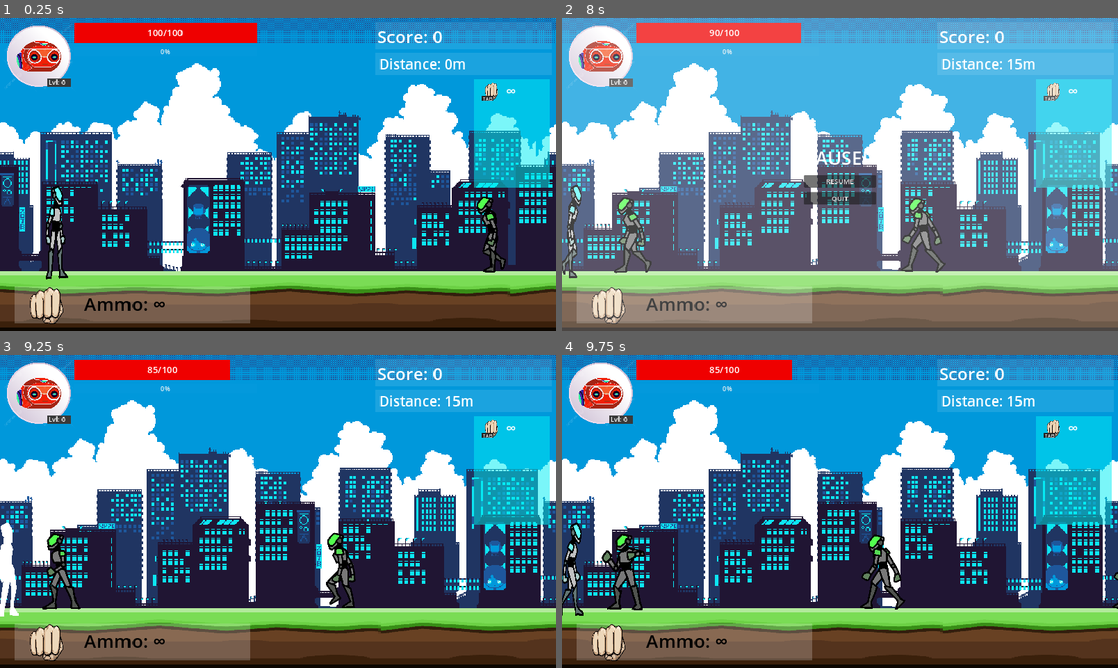
Above: before the commit, frames 1-4 (two rows, left to right).
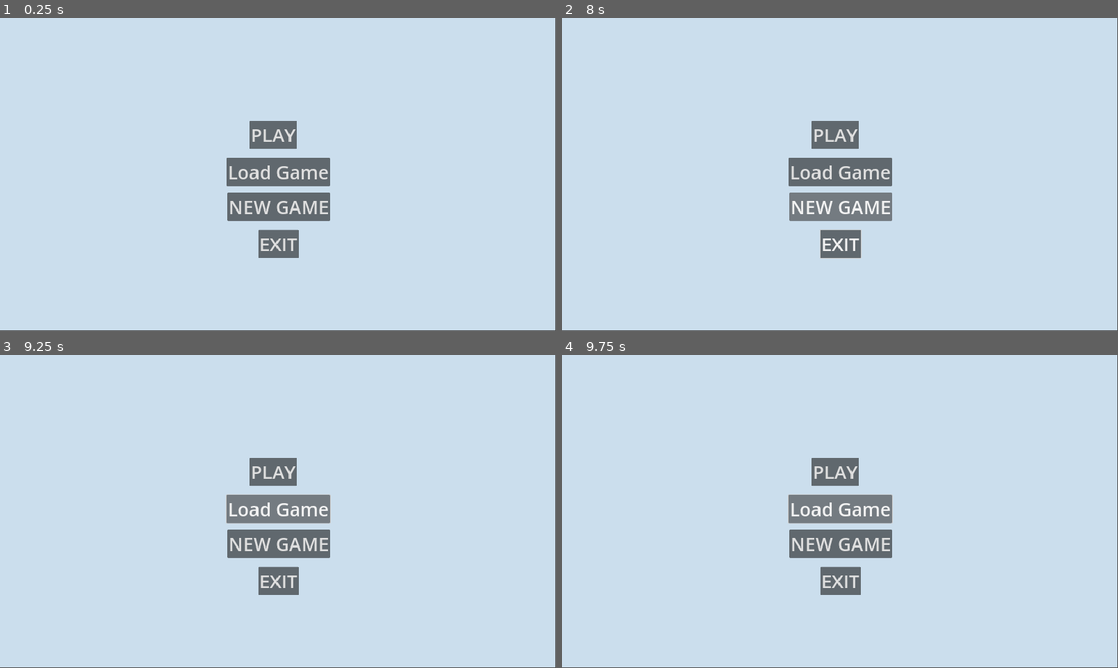
Above: after the commit, the same moments.

Repository: PandaHunterX/Cyber-Blasters
Game: Godot game, scene res://main_menu.tscn
Two runs of this game, one before a commit and one after it. Both use one fixed random seed, a clock stepped at 60 frames per second and the inputs below. Before the commit the project starts from res://scenes/game.tscn. Sound files missing from this copy of the repository are replaced by a short silence.
Inputs (mouse positions are in pixels of both pictures, inside the frame that each line leads up to):
- Up to frame 1 (0.25 s): no input
- Up to frame 2 (8 s): click (840, 171) at 0.5 s, where only the run after the commit has a clickable "Load Game"; click (834, 133) at 1.25 s, where only the run after the commit has a clickable "PLAY"; click (834, 133) at 2 s, where only the run after the commit has a clickable "PLAY"; click (840, 205) at 2.75 s, where only the run after the commit has a clickable "NEW GAME"; click (840, 205) at 3.5 s, where only the run after the commit has a clickable "NEW GAME"; tap Enter at 4.25 s; hold D (right) 4.28-5.03 s; hold F (fire) 4.28-5.03 s; tap 4 (grenade_launcher) at 4.55, 5.1 s; hold A (left) 5.03-5.78 s; tap 3 (laser_rifle) at 5.3 s; hold 3 (laser_rifle) 5.78-6.53 s; hold D (right) 5.78-7.28 s; tap Tab (melee) at 6.05, 6.6 s; tap 1 (pistol) at 6.8 s; hold A (left) from 7.28 s (still down); hold 1 (pistol) from 7.28 s (still down); tap Q (power_up) at 7.55 s; tap Escape (pause) at 7.9 s
- Up to frame 3 (9.25 s): release 1 (pistol) at 8.03 s; tap Q (power_up) at 8.1 s; tap 2 (smg) at 8.3 s; release A (left) at 8.75 s; click (278, 517) at 8.75 s, where only the run before the commit has a clickable "RESUME"
- Up to frame 4 (9.75 s): hold A (left) from 9.53 s (still down); hold 2 (smg) from 9.53 s (still down)

The runs differ from the first frame. In frame 1, 100% of the frame differs, in the area x 0-100%, y 0-100%; in frame 2, 99%; in frame 3, 100%; in frame 4, 100%.

Commit message:
Almost done
There is a bug in Main Menu

Diff:
--- a/global_script.gd
+++ b/global_script.gd
@@ -8,7 +8,7 @@
 var player_respawn = false
 var powerup_refill = 0
 
-var meelee_damage = 100
+var meelee_damage = 50
 var pistol_damage = 50
 var smg_damage = 15
 var laser_damage = 25
@@ -93,16 +93,30 @@
 var player_level = 0
 var player_drop_body = false
 
+var prev_pistol_bullet = 0
+var prev_smg_bullet = 0
+var prev_laser_bullet = 0
+var prev_grenade_bullet = 0
+
 func level_up():
 	player_level += 1
 	if player_level <= 10:
-		max_player_health += +20
-		player_speed += player_speed * 0.2
+		max_player_health += 20
+		player_speed += 10
 	player_health = max_player_health
 	pistol_limit += 20
 	smg_limit += 60
 	laser_limit += 6
 	explosive_limit += 2
+	pistol_bullets += prev_pistol_bullet
+	smg_bullets += prev_smg_bullet
+	laser_bullets += prev_laser_bullet
+	explosive_bullets += prev_grenade_bullet
+	prev_pistol_bullet = 0
+	prev_smg_bullet = 0
+	prev_laser_bullet = 0
+	prev_grenade_bullet = 0
+	ammo_limit()
 
 
 #RNG System
@@ -184,6 +198,41 @@
 var laser_rifle_equip = false
 var grenad_launcher_equip = false
 
+func melee_equip_func():
+	melee_equip = true
+	pistol_equip = false
+	smg_equip = false
+	laser_rifle_equip = false
+	grenad_launcher_equip = false
+
+func pistol_equip_func():
+	melee_equip = false
+	pistol_equip = true
+	smg_equip = false
+	laser_rifle_equip = false
+	grenad_launcher_equip = false
+
+func smg_equip_func():
+	melee_equip = false
+	pistol_equip = false
+	smg_equip = true
+	laser_rifle_equip = false
+	grenad_launcher_equip = false
+
+func laser_equip_func():
+	melee_equip = false
+	pistol_equip = false
+	smg_equip = false
+	laser_rifle_equip = true
+	grenad_launcher_equip = false
+
+func grenad_equip_func():
+	melee_equip = false
+	pistol_equip = false
+	smg_equip = false
+	laser_rifle_equip = false
+	grenad_launcher_equip = true
+
 func ammo_limit():
 	if pistol_bullets > pistol_limit:
 		pistol_bullets = pistol_limit
@@ -241,7 +290,6 @@
 func powerup():
 	speed_buff = 2
 	damage_buff = 2
-	fire_rate_buff += 1.0
 	power_activate = true
 	powerup_refill = 0
 	if player_health < max_player_health  * 0.8:
@@ -249,11 +297,6 @@
 	else:
 		player_health = max_player_health
 
-var pistol_fire_rate = 0.8 / fire_rate_buff
-var smg_fire_rate = 0.2 / fire_rate_buff
-var laser_fire_rate = 1.6 / fire_rate_buff
-var explosive_fire_rate = 2 / fire_rate_buff
-
 func normal():
 	speed_buff = 1
 	damage_buff = 1
--- /dev/null
+++ b/main_menu.gd
@@ -0,0 +1,12 @@
+extends Control
+
+
+func _ready() -> void:
+	pass # Replace with function body.
+
+
+
+
+func _on_play_pressed() -> void:
+	get_tree().change_scene_to_file("res://game.tscn")
+	Global.player_reset()
--- /dev/null
+++ b/main_menu.tscn
@@ -0,0 +1,54 @@
+[gd_scene load_steps=2 format=3 uid="uid://bhoh24b7vf41t"]
+
+[ext_resource type="Script" path="res://main_menu.gd" id="1_0cima"]
+
+[node name="main_menu" type="Control"]
+layout_mode = 3
+anchors_preset = 15
+anchor_right = 1.0
+anchor_bottom = 1.0
+grow_horizontal = 2
+grow_vertical = 2
+script = ExtResource("1_0cima")
+
+[node name="CanvasLayer" type="CanvasLayer" parent="."]
+
+[node name="ColorRect" type="ColorRect" parent="CanvasLayer"]
+offset_right = 1918.0
+offset_bottom = 1078.0
+color = Color(0.796001, 0.870867, 0.929461, 1)
+
+[node name="Load" type="Button" parent="CanvasLayer/ColorRect"]
+layout_mode = 0
+offset_left = 782.0
+offset_top = 483.0
+offset_right = 1139.0
+offset_bottom = 579.0
+theme_override_font_sizes/font_size = 64
+text = "Load Game"
+
+[node name="Exit" type="Button" parent="CanvasLayer/ColorRect"]
+offset_left = 892.0
+offset_top = 731.0
+offset_right = 1031.0
+offset_bottom = 827.0
+theme_override_font_sizes/font_size = 64
+text = "EXIT"
+
+[node name="Play" type="Button" parent="CanvasLayer/ColorRect"]
+layout_mode = 1
+offset_left = 862.0
+offset_top = 355.0
+offset_right = 1024.0
+offset_bottom = 451.0
+theme_override_font_sizes/font_size = 64
+text = "PLAY"
+
+[node name="Button" type="Button" parent="CanvasLayer/ColorRect"]
+layout_mode = 0
+offset_left = 785.0
+offset_top = 603.0
+offset_right = 1140.0
+offset_bottom = 699.0
+theme_override_font_sizes/font_size = 64
+text = "NEW GAME"
--- a/project.godot
+++ b/project.godot
@@ -11,7 +11,7 @@
 [application]
 
 config/name="Cyberpunk Game"
-run/main_scene="res://scenes/game.tscn"
+run/main_scene="res://main_menu.tscn"
 config/features=PackedStringArray("4.3", "Mobile")
 config/icon="res://assets/icon.svg"
 
--- a/scenes/pause.tscn
+++ b/scenes/pause.tscn
@@ -48,10 +48,16 @@
 text = "RESUME
 "
 
+[node name="Main Menu" type="Button" parent="GridContainer"]
+layout_mode = 2
+theme_override_font_sizes/font_size = 24
+text = "MAIN MENU"
+
 [node name="Exit Button" type="Button" parent="GridContainer"]
 layout_mode = 2
 theme_override_font_sizes/font_size = 24
 text = "QUIT"
 
 [connection signal="pressed" from="GridContainer/Resume Button" to="." method="_on_resume_button_pressed"]
+[connection signal="pressed" from="GridContainer/Main Menu" to="." method="_on_button_pressed"]
 [connection signal="pressed" from="GridContainer/Exit Button" to="." method="_on_exit_button_pressed"]
--- a/scenes/player.tscn
+++ b/scenes/player.tscn
@@ -16,6 +16,7 @@
 [ext_resource type="AudioStream" uid="uid://cycn2ejh0o52f" path="res://assets/sounds/player_hit.mp3" id="14_i6gjr"]
 [ext_resource type="AudioStream" uid="uid://bl70k70y1fra4" path="res://assets/sounds/robot_death.wav" id="15_nhcny"]
 [ext_resource type="AudioStream" uid="uid://c4d46awray44e" path="res://assets/sounds/power_up.mp3" id="16_mawwx"]
+[ext_resource type="AudioStream" uid="uid://cgoxt7866an1x" path="res://assets/sounds/power_ready_sound.mp3" id="17_vm3qu"]
 
 [sub_resource type="RectangleShape2D" id="RectangleShape2D_74jxk"]
 size = Vector2(81, 332)
@@ -645,5 +646,9 @@
 [node name="Power Up Sound" type="AudioStreamPlayer2D" parent="."]
 stream = ExtResource("16_mawwx")
 
+[node name="Power Up Ready" type="AudioStreamPlayer2D" parent="."]
+stream = ExtResource("17_vm3qu")
+volume_db = 2.115
+
 [connection signal="body_entered" from="meleehitbox" to="." method="_on_meleehitbox_body_entered"]
 [connection signal="timeout" from="PowerupDuration" to="." method="_on_powerup_duration_timeout"]
--- a/scripts/enemy_fast.gd
+++ b/scripts/enemy_fast.gd
@@ -63,7 +63,7 @@
 
 func smg_hit():
 	hit.play()
-	health -= (Global.pistol_damage * 0.25) * Global.damage_buff
+	health -= (Global.smg_damage * 0.25) * Global.damage_buff
 	is_hit = true  # Set hit flag to true
 	$AnimationPlayer.play("hit")
 	enemy_health()
--- a/scripts/pause.gd
+++ b/scripts/pause.gd
@@ -18,3 +18,7 @@
 
 func _on_exit_button_pressed() -> void:
 	get_tree().quit()
+
+
+func _on_button_pressed() -> void:
+	get_tree().change_scene_to_file("res://main_menu.tscn")
--- a/scripts/player.gd
+++ b/scripts/player.gd
@@ -23,6 +23,7 @@
 @onready var punch_sound: AudioStreamPlayer2D = $"Punch Sound"
 @onready var player_death: AudioStreamPlayer2D = $"Player Death"
 @onready var power_up_sound: AudioStreamPlayer2D = $"Power Up Sound"
+@onready var power_up_ready: AudioStreamPlayer2D = $"Power Up Ready"
 
 
 func _ready() -> void:
@@ -38,6 +39,8 @@
 		weapon_equip = true
 	if Global.melee_equip:
 		weapon_equip = false
+	if Global.powerup_refill == 100:
+		power_up_ready.play()
 
 func _physics_process(delta: float) -> void:
 	if (position.x - camera_left_padding) > camera.limit_left:
@@ -125,6 +128,10 @@
 
 func player_health():
 	if Global.player_health <= 0:
+		Global.prev_pistol_bullet = Global.pistol_bullets
+		Global.prev_smg_bullet = Global.smg_bullets
+		Global.prev_laser_bullet = Global.laser_bullets
+		Global.prev_grenade_bullet = Global.explosive_bullets
 		player_death.play()
 		isdead = true
 		weapon.texture = null
--- a/scripts/weapon_system.gd
+++ b/scripts/weapon_system.gd
@@ -39,11 +39,7 @@
 	if Global.player_respawn:
 		Global.player_respawn = false
 		$Weapon.texture = null
-		Global.melee_equip = true
-		Global.pistol_equip = false
-		Global.smg_equip = false
-		Global.laser_rifle_equip = false
-		Global.grenad_launcher_equip = false
+		Global.melee_equip_func()
 		can_shoot = false
 
 func _unhandled_input(event: InputEvent) -> void:
@@ -53,55 +49,35 @@
 		if not Global.melee_equip:
 			change_weapon_sound.play()
 		$Weapon.texture = null
-		Global.melee_equip = true
-		Global.pistol_equip = false
-		Global.smg_equip = false
-		Global.laser_rifle_equip = false
-		Global.grenad_launcher_equip = false
+		Global.melee_equip_func()
 		can_shoot = false
 	elif event.is_action_pressed("pistol") and can_change and Global.pistol_unlock:
 		if not Global.pistol_equip:
 			change_weapon_sound.play()
 		$Weapon.texture = Global.pistol
-		$WeaponCooldown.wait_time = Global.pistol_fire_rate
-		Global.melee_equip = false
-		Global.pistol_equip = true
-		Global.smg_equip = false
-		Global.laser_rifle_equip = false
-		Global.grenad_launcher_equip = false
+		$WeaponCooldown.wait_time = 0.8
+		Global.pistol_equip_func()
 		can_shoot = true
 	elif event.is_action_pressed("smg") and can_change and Global.smg_unlock:
 		if not Global.smg_equip:
 			change_weapon_sound.play()
 		$Weapon.texture = Global.smg
-		$WeaponCooldown.wait_time = Global.smg_fire_rate
-		Global.melee_equip = false
-		Global.pistol_equip = false
-		Global.smg_equip = true
-		Global.laser_rifle_equip = false
-		Global.grenad_launcher_equip = false
+		$WeaponCooldown.wait_time = 0.1
+		Global.smg_equip_func()
 		can_shoot = true
 	elif  event.is_action_pressed("laser_rifle") and can_change and Global.laser_rifle_unlock:
 		if not Global.laser_rifle_equip:
 			change_weapon_sound.play()
 		$Weapon.texture = Global.laser_rifle
-		$WeaponCooldown.wait_time = Global.laser_fire_rate
-		Global.melee_equip = false
-		Global.pistol_equip = false
-		Global.smg_equip = false
-		Global.laser_rifle_equip = true
-		Global.grenad_launcher_equip = false
+		$WeaponCooldown.wait_time = 1.2
+		Global.laser_equip_func()
 		can_shoot = true
 	elif event.is_action_pressed("grenade_launcher") and can_change and Global.grenade_launcher_unlock:
 		if not Global.grenad_launcher_equip:
 			change_weapon_sound.play()
 		$Weapon.texture = Global.grenade_launcher
-		$WeaponCooldown.wait_time = Global.explosive_fire_rate
-		Global.melee_equip = false
-		Global.pistol_equip = false
-		Global.smg_equip = false
-		Global.laser_rifle_equip = false
-		Global.grenad_launcher_equip = true
+		$WeaponCooldown.wait_time = 1.6
+		Global.grenad_equip_func()
 		can_shoot = true
 
 func basic_fire():
@@ -120,7 +96,6 @@
 			Global.smg_bullets -= 1
 			add_child(bul)
 	elif  ((Global.pistol_bullets <= 0 and Global.pistol_equip) or (Global.smg_bullets <= 0 and Global.smg_equip)) and is_shooting:
-		print("No ammo sound should play")
 		no_ammo_sound.play()
 
 func laser_fire():
Not shown, added: assets/sounds/power_ready_sound.mp3.import
Not shown: 1 places in scenes/player.tscn that only renumber resources
Not shown, added: assets/sounds/power_ready_sound.mp3
